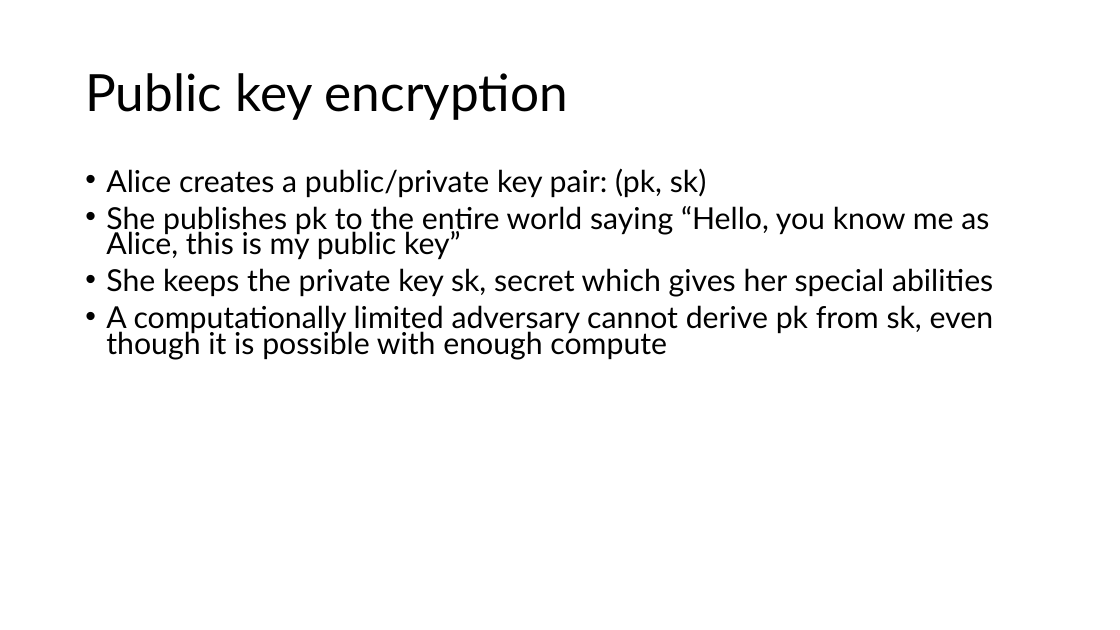
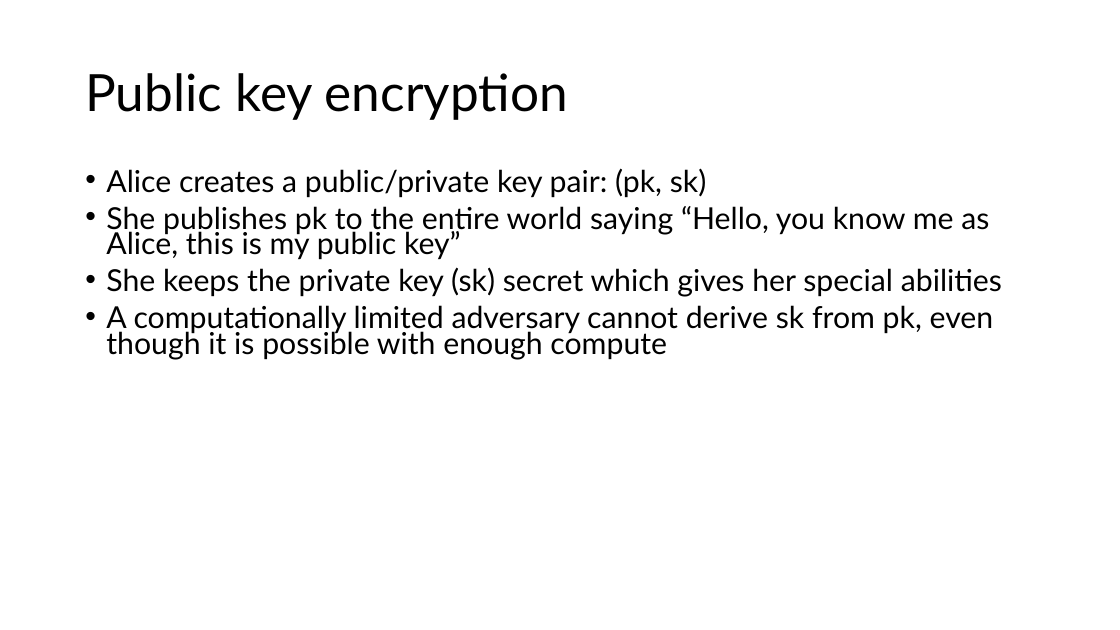
Before and after one commit to venkatarun95/mit_page, a slide deck: slide 3 of f25/assets/slides/lec20-security-crypto-2.pptx. Drawn at 1120x630 pixels with LibreOffice and Linux fonts; fonts in the diff are those of the drawing. Boxes give left, top, right and bottom in pixels: in the first picture for what was removed or moved away, otherwise in the second. Text is boxed around its words. In the diff, an @@ line names an element or a change of style, - is before the commit and + after.

```diff
--- a/f25/assets/slides/lec20-security-crypto-2.pptx
+++ b/f25/assets/slides/lec20-security-crypto-2.pptx
@@ text at [106,267,1002,359]: text changed @@
-• She keeps the private key sk, secret which gives her special abilities
-• A computationally limited adversary cannot derive pk from sk, even though it is possible with enough compute
+• She keeps the private key (sk) secret which gives her special abilities
+• A computationally limited adversary cannot derive sk from pk, even though it is possible with enough compute
```
Also in this commit, not shown: 4 other slides changed.
